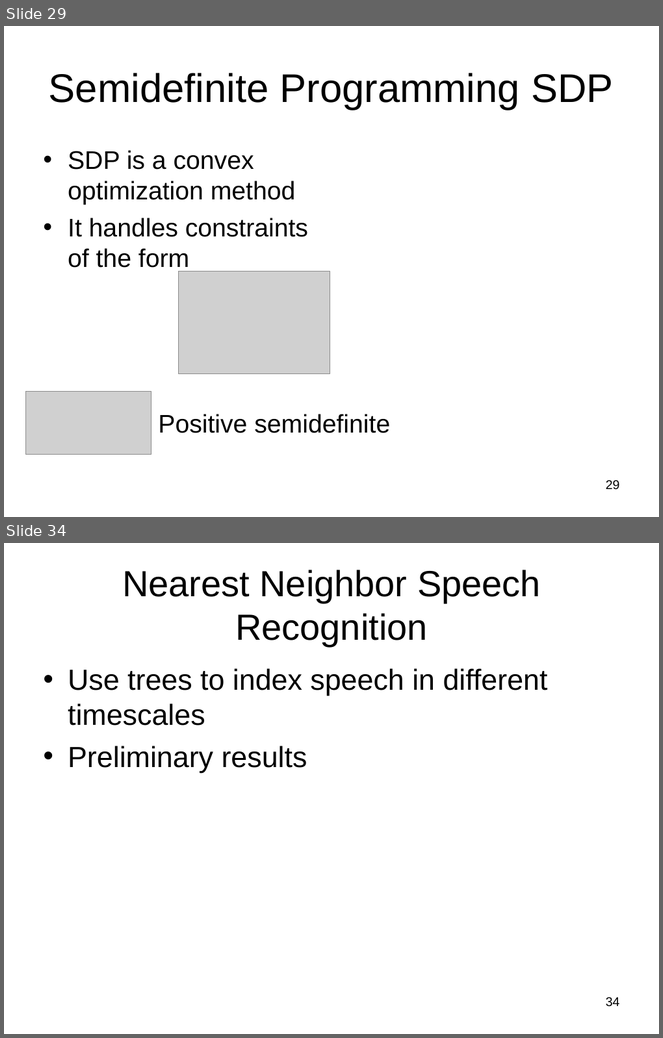
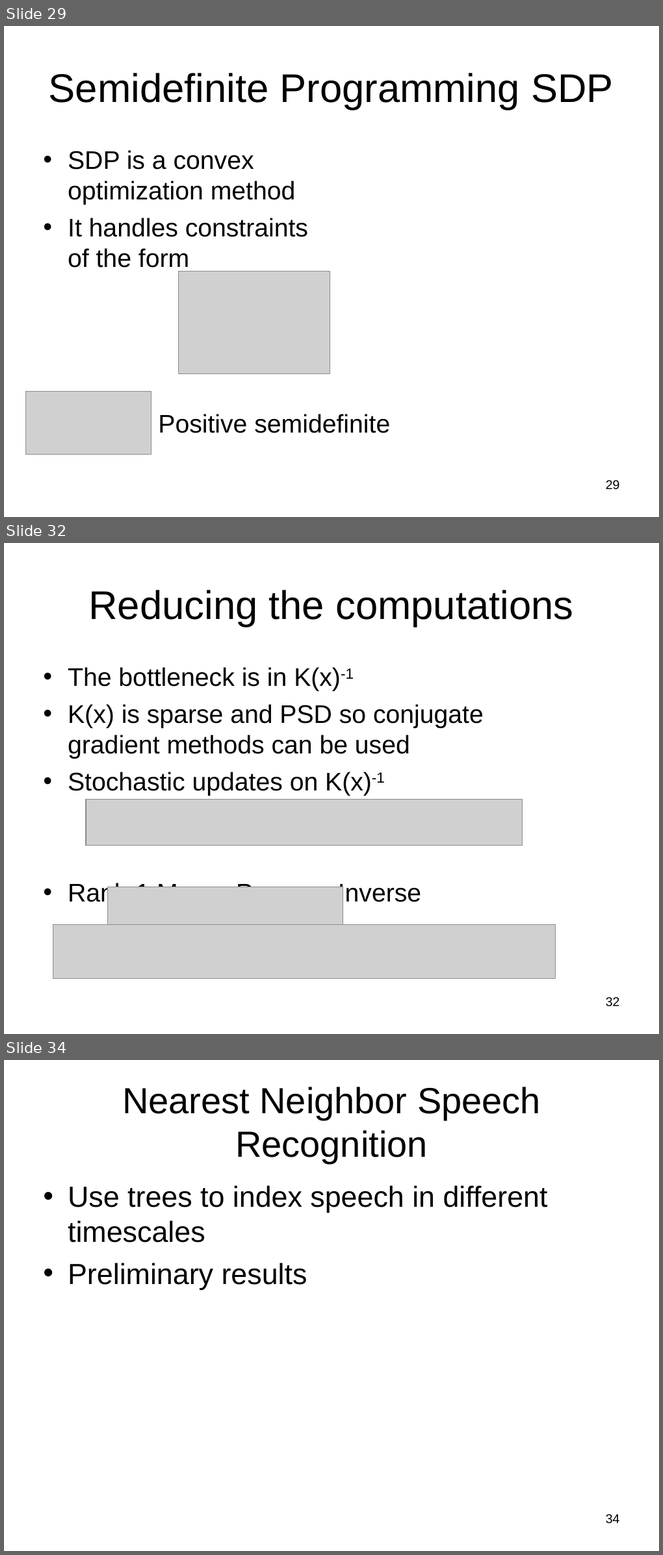
Before and after one commit to subailong/mlpack, a slide deck: fastlib/u/nvasil/docs/proposal/proposal.ppt. Shown one above the other, each under a label of ours: slides 29 and 34 before the commit, slides 29, 32 and 34 after it; the slides between them are not shown. The pictures are 663x1038 and 663x1555 pixels, drawn with LibreOffice and Linux fonts; fonts in the diff are those of the drawing; grey boxes stand for pictures. Boxes give left, top, right and bottom in pixels: in the first picture for what was removed or moved away, otherwise in the second. Text is boxed around its words. In the diff, an @@ line names an element or a change of style, - is before the commit and + after.

```diff
--- a/fastlib/u/nvasil/docs/proposal/proposal.ppt
+++ b/fastlib/u/nvasil/docs/proposal/proposal.ppt
@@ slide 32 added at (4,543,659,1034), background #FFFFFF @@
@@ title added at (88,590,573,627), 44 pt, text #000000 @@
+Reducing the computations
@@ text added at (68,667,484,907), 28 pt, text #000000 @@
+• The bottleneck is in K(x)-1
+• K(x) is sparse and PSD so conjugate gradient methods can be used
+• Stochastic updates on K(x)-1
+• Rank-1 Moore Penrose Inverse
@@ picture added at (86,800,523,846) @@
@@ picture added at (107,887,343,929) @@
@@ picture added at (53,925,556,979) @@
@@ page number added at (606,997,620,1007), 14 pt, text #000000 @@
+32
```
Also in this commit, not shown: 3 slides changed, 1 other slide added, 2 slides removed.
